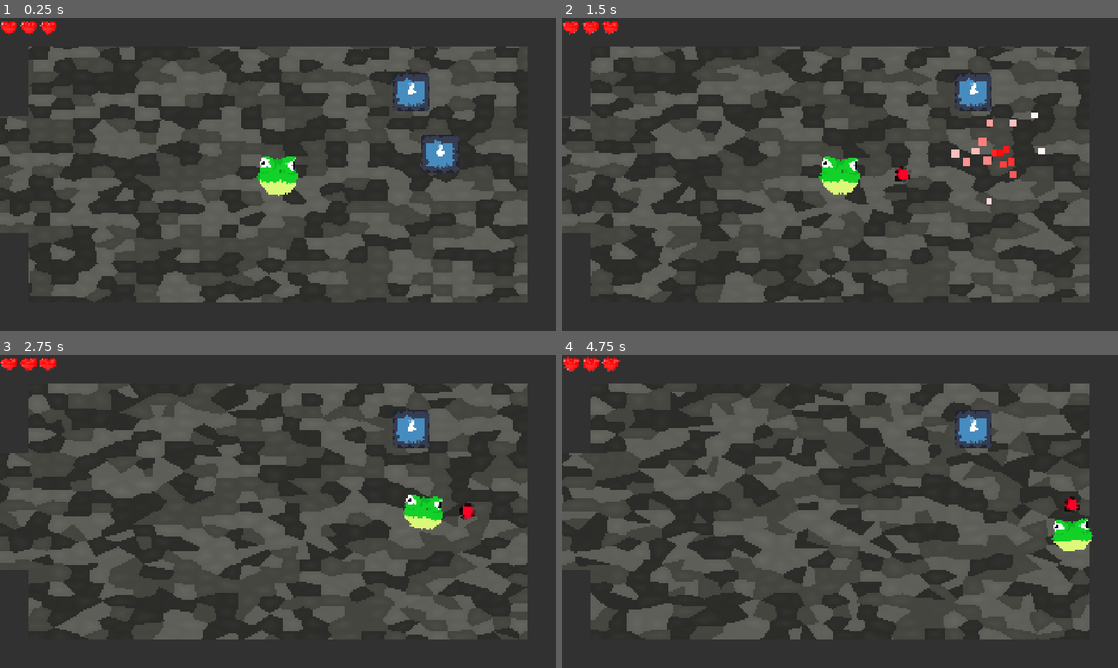
Above: before the commit, frames 1-4 (two rows, left to right).
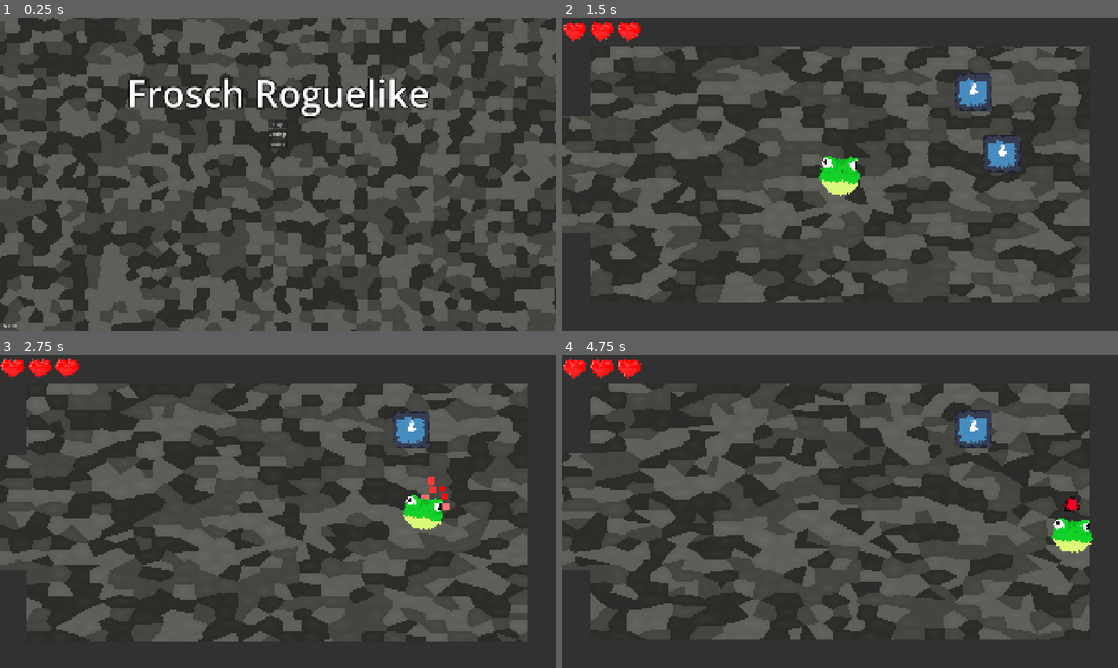
Above: after the commit, the same moments.

Repository: n2ize/FroschRoguelike
Game: Godot game, scene res://UI/main_menu.tscn
Two runs of this game, one before a commit and one after it. Both use one fixed random seed, a clock stepped at 60 frames per second and the inputs below. Before the commit the project starts from res://Rooms/level_generator.tscn. The engine's default icon, where the game draws it, is replaced by a stand-in: a white triangle on a blue panel in a dark square.
Inputs (mouse positions are in pixels of both pictures, inside the frame that each line leads up to):
- Up to frame 1 (0.25 s): no input
- Up to frame 2 (1.5 s): click (840, 133) at 0.5 s, where only the run after the commit has a clickable "Settings"; click (840, 124) at 1.25 s, where only the run after the commit has a clickable "Play!"
- Up to frame 3 (2.75 s): move the mouse to (400, 495) at 2.02 s; hold D (move_right) from 2.03 s (still down); click (400, 495) at 2.1 s
- Up to frame 4 (4.75 s): move the mouse to (728, 527) at 2.77 s; release D (move_right) at 2.78 s; hold S (move_down) 2.78-3.53 s; click (728, 527) at 2.85 s; move the mouse to (895, 442) at 3.52 s; hold D (move_right) 3.53-4.28 s; click (895, 442) at 3.6 s; move the mouse to (812, 574) at 4.27 s; hold W (move_up) from 4.28 s (still down); click (812, 574) at 4.35 s

The runs differ from the first frame. In frame 1, 54% of the frame differs, in the area x 0-100%, y 0-100%; in frame 2, 1.8%; in frame 3, 5.1%; in frame 4, 0.8%.

Commit message:
main menu added

Diff:
--- a/Assets/HeartTexture.tscn
+++ b/Assets/HeartTexture.tscn
@@ -11,6 +11,7 @@
 
 [node name="TextureRect" type="TextureRect" unique_id=1030882864]
 material = SubResource("ShaderMaterial_qt66y")
-offset_right = 40.0
-offset_bottom = 40.0
+custom_minimum_size = Vector2(90, 90)
+offset_right = 128.0
+offset_bottom = 128.0
 texture = ExtResource("2_2odeq")
--- a/Levels/testlevel.gd
+++ b/Levels/testlevel.gd
@@ -30,7 +30,7 @@
 
 func spawn_camera():
 	var Camera = Camera.instantiate()
-	$CharacterBody2D.add_child(Camera)
+	add_child(Camera)
 
 func _on_enemy_died():
 	score += randi_range(7, 12)
--- a/UI/deathscreen.tscn
+++ b/UI/deathscreen.tscn
@@ -63,4 +63,18 @@
 theme_override_font_sizes/font_size = 30
 text = "Restart"
 
+[node name="MainMenu" type="Button" parent="CenterContainer/Panel/Panel" unique_id=1566273449]
+layout_mode = 1
+anchors_preset = 7
+anchor_left = 0.5
+anchor_top = 1.0
+anchor_right = 0.5
+anchor_bottom = 1.0
+offset_left = -70.0
+offset_top = -31.0
+offset_right = 70.0
+grow_horizontal = 2
+grow_vertical = 0
+text = "go to main menu"
+
 [connection signal="pressed" from="CenterContainer/Panel/Panel/Button" to="." method="_on_button_pressed"]
--- /dev/null
+++ b/UI/main_menu.gd
@@ -0,0 +1,11 @@
+extends Control
+
+func _ready():
+	$VBoxContainer/VBoxContainer/PlayButton.pressed.connect(_on_play_pressed)
+	$VBoxContainer/VBoxContainer/QuitButton.pressed.connect(_on_quit_pressed)
+
+func _on_play_pressed():
+	get_tree().change_scene_to_file("res://Rooms/level_generator.tscn")
+
+func _on_quit_pressed():
+	get_tree().quit()
--- /dev/null
+++ b/UI/main_menu.tscn
@@ -0,0 +1,81 @@
+[gd_scene format=3 uid="uid://cgw1wkri66psb"]
+
+[ext_resource type="Script" uid="uid://l3etyxim5feq" path="res://UI/main_menu.gd" id="1_d8nwk"]
+[ext_resource type="Shader" uid="uid://n7f74f6m0d8m" path="res://Shader/backgroundlowpoly.gdshader" id="1_tk8dj"]
+[ext_resource type="Texture2D" uid="uid://ceml7bjpwfpgm" path="res://Assets/icon.svg" id="2_d8nwk"]
+
+[sub_resource type="ShaderMaterial" id="ShaderMaterial_4cwpn"]
+shader = ExtResource("1_tk8dj")
+shader_parameter/cell_size = 3.000000095
+shader_parameter/speed = 1.382000065645
+shader_parameter/color_dark = Color(0.17, 0.17, 0.16, 1)
+shader_parameter/color_mid = Color(0.27, 0.27, 0.25, 1)
+shader_parameter/color_light = Color(0.37, 0.37, 0.35, 1)
+
+[sub_resource type="LabelSettings" id="LabelSettings_d8nwk"]
+line_spacing = 2.0
+font_size = 128
+outline_size = 16
+outline_color = Color(0, 0, 0, 1)
+
+[node name="MainMenu" type="Control" unique_id=243432522]
+layout_mode = 3
+anchors_preset = 15
+anchor_right = 1.0
+anchor_bottom = 1.0
+grow_horizontal = 2
+grow_vertical = 2
+script = ExtResource("1_d8nwk")
+
+[node name="Backgrond" type="TextureRect" parent="." unique_id=1321647064]
+material = SubResource("ShaderMaterial_4cwpn")
+layout_mode = 0
+offset_top = -50.0
+offset_right = 1970.2551
+offset_bottom = 1598.0
+texture = ExtResource("2_d8nwk")
+
+[node name="Creator" type="Label" parent="." unique_id=1920733073]
+layout_mode = 0
+offset_left = 12.0
+offset_top = 1051.0
+offset_right = 884.0
+offset_bottom = 1074.0
+text = "Nikita"
+
+[node name="VBoxContainer" type="VBoxContainer" parent="." unique_id=183613118]
+layout_mode = 1
+anchors_preset = 8
+anchor_left = 0.5
+anchor_top = 0.5
+anchor_right = 0.5
+anchor_bottom = 0.5
+offset_left = -436.0
+offset_top = -369.5
+offset_right = 436.0
+offset_bottom = 369.5
+grow_horizontal = 2
+grow_vertical = 2
+
+[node name="Title" type="Label" parent="VBoxContainer" unique_id=1284287811]
+layout_mode = 2
+text = "Frosch Roguelike"
+label_settings = SubResource("LabelSettings_d8nwk")
+horizontal_alignment = 1
+
+[node name="VBoxContainer" type="VBoxContainer" parent="VBoxContainer" unique_id=1725124737]
+layout_mode = 2
+size_flags_horizontal = 4
+
+[node name="PlayButton" type="Button" parent="VBoxContainer/VBoxContainer" unique_id=734570152]
+layout_mode = 2
+text = "Play!"
+
+[node name="SettingsButton" type="Button" parent="VBoxContainer/VBoxContainer" unique_id=561900515]
+layout_mode = 2
+text = "Settings
+"
+
+[node name="QuitButton" type="Button" parent="VBoxContainer/VBoxContainer" unique_id=1980951738]
+layout_mode = 2
+text = "Quit :("
--- a/project.godot
+++ b/project.godot
@@ -11,8 +11,8 @@
 [application]
 
 config/name="FroschRoguelike_Maturaprojekt"
-run/main_scene="uid://h7fk43duo2at"
-config/features=PackedStringArray("4.6", "Forward Plus")
+run/main_scene="uid://cgw1wkri66psb"
+config/features=PackedStringArray("4.7", "Forward Plus")
 config/icon="uid://bt1qfa8y7hcvp"
 
 [autoload]
Not shown, added: UI/main_menu.gd.uid
